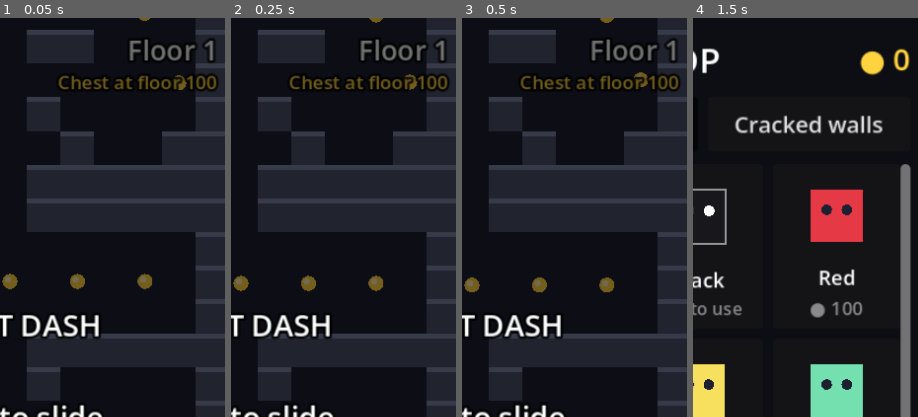
Above: before the commit, frames 1-4 (left to right).
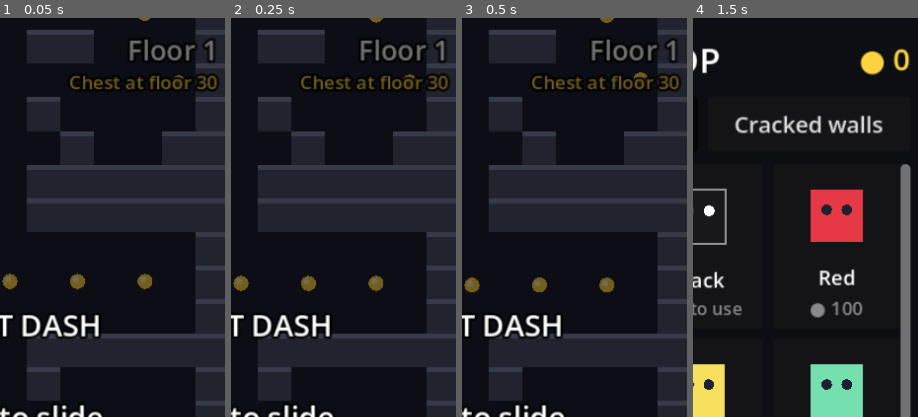
Above: after the commit, the same moments.

Repository: erelcaferm/vault-dash
Game: Godot game, scene res://scenes/main.tscn
Same seed, same stepped clock (60 frames per second), same inputs: the game is played once before the commit and once after it.
Inputs:
- Up to frame 1 (0.05 s): no input
- Up to frame 2 (0.25 s): no input
- Up to frame 3 (0.5 s): no input
- Up to frame 4 (1.5 s): click "SHOP" at 0.5 s; click "Hero" at 1.25 s
The pictures show only the part of the screen within x 48-98%, y 0-50%; the shares and areas given below are measured in that part.

The runs differ from the first frame. In frame 1, 1.0% of the frame differs, in the area x 26-97%, y 14-19%; in frame 2, 1.0%; in frame 3, 1.0%; in frame 4, nothing differs.

Commit message:
Put a chest on every 30th floor instead of every 100th
Co-Authored-By: Claude Opus 5.5 (1M context) <noreply@anthropic.com>
Claude-Session: https://claude.ai/code/session_012HmKL1m49VtDJvmPDdVVsr

Diff:
--- a/scripts/main.gd
+++ b/scripts/main.gd
@@ -299,7 +299,7 @@
 			KEY_SPACE, KEY_ENTER:
 				_on_tap()
 			KEY_F2:
-				# Developer shortcut for trying the chest without climbing 100 floors.
+				# Developer shortcut for trying the chest without climbing to the next chest.
 				if OS.is_debug_build() and (state == State.READY or state == State.PLAYING):
 					_open_chest()
 
--- a/scripts/tower.gd
+++ b/scripts/tower.gd
@@ -26,7 +26,7 @@
 ## Every this-many floors is a trap floor, where fake floor gives way.
 const TRAP_EVERY := 30
 ## Every this-many floors has a treasure chest.
-const CHEST_EVERY := 100
+const CHEST_EVERY := 30
 ## Layouts unlocked at the start, and how many more unlock per floor climbed.
 const FIRST_UNLOCKED := 10
 const UNLOCKS_PER_FLOOR := 3
--- a/tests/test_playthrough.gd
+++ b/tests/test_playthrough.gd
@@ -1,7 +1,7 @@
 extends SceneTree
 ## Plays the real game scene along the solver's route up a fixed 102-floor
 ## tower and checks it reaches the top. On the way it crosses three trap
-## floors and must open the chest on floor 100. Then it stands still and
+## floors and must open every chest it passes. Then it stands still and
 ## checks the lava wins.
 ## Run: godot --headless --fixed-fps 60 --path . --script res://tests/test_playthrough.gd
 
@@ -47,8 +47,9 @@
 				game.chest_screen._gui_input(tap)   # second tap collects
 				chests += 1
 		elif game.state == game.State.WON:
-			if chests != 1:
-				printerr("FAIL: expected to open 1 chest, opened %d" % chests)
+			var expected := floori(float(HEIGHT) / TowerScript.CHEST_EVERY)
+			if chests != expected:
+				printerr("FAIL: expected to open %d chests, opened %d" % [expected, chests])
 				quit(1)
 			print("PASS: climbed %d floors in %.1f s of game time with %d coins" % [HEIGHT, game.elapsed, game.run_coins])
 			game.state_time = 1.0
